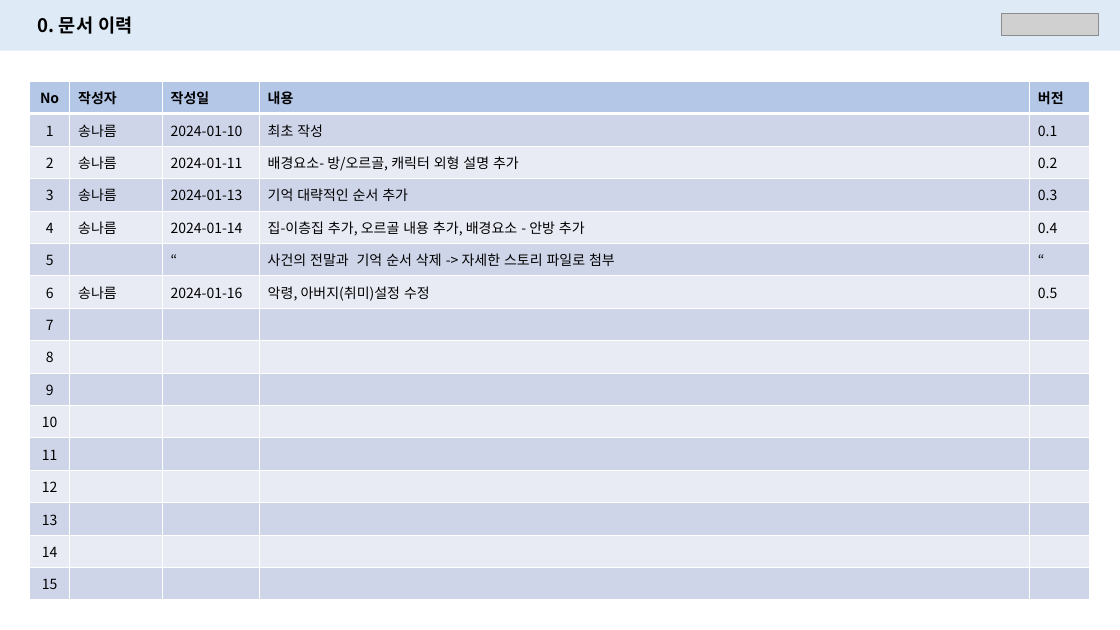
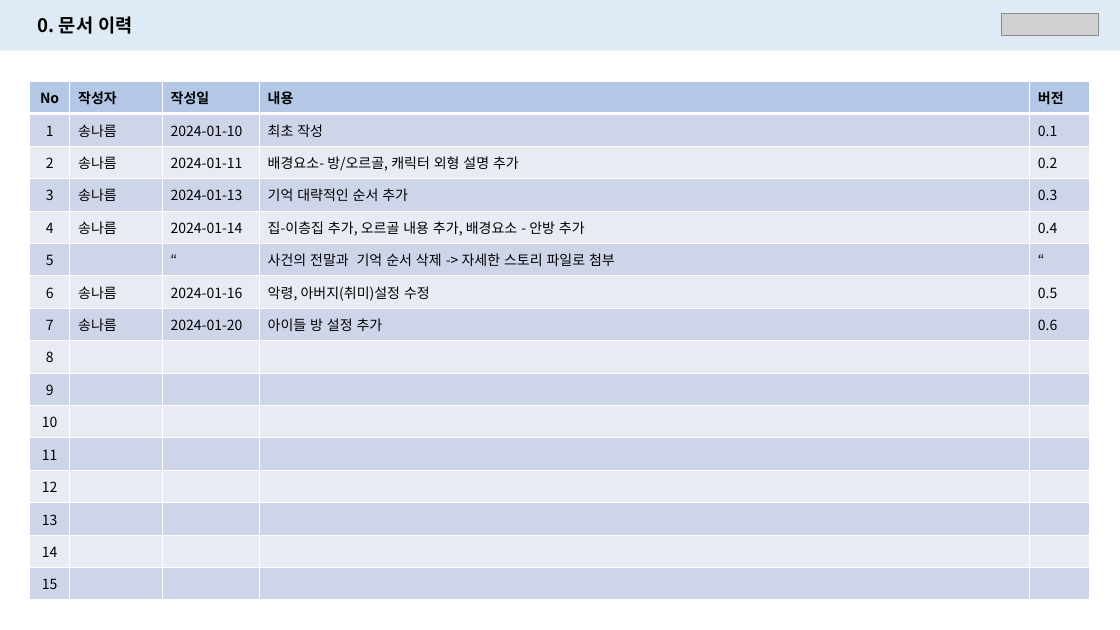
Before and after one commit to PerfectEgg/-Receivers, a slide deck: slide 3 of Doc/Story/캐릭터 설정_v1.02.pptx. Drawn at 1120x630 pixels with LibreOffice and Linux fonts; fonts in the diff are those of the drawing; grey boxes stand for pictures. Boxes give left, top, right and bottom in pixels: in the first picture for what was removed or moved away, otherwise in the second. Text is boxed around its words. In the diff, an @@ line names an element or a change of style, - is before the commit and + after.

Commit message:
[송나름]
# 스토리기획서
- version : 2024.01.20

```diff
--- a/Doc/Story/캐릭터 설정_v1.02.pptx
+++ b/Doc/Story/캐릭터 설정_v1.02.pptx
@@ table at box(29, 82, 1091, 600) @@
-row 8: 7 |  |  |  | 
+row 8: 7 | 송나름 | 2024-01-20 | 아이들 방 설정 추가 | 0.6
```
Also in this commit, not shown: 1 other slide changed.
